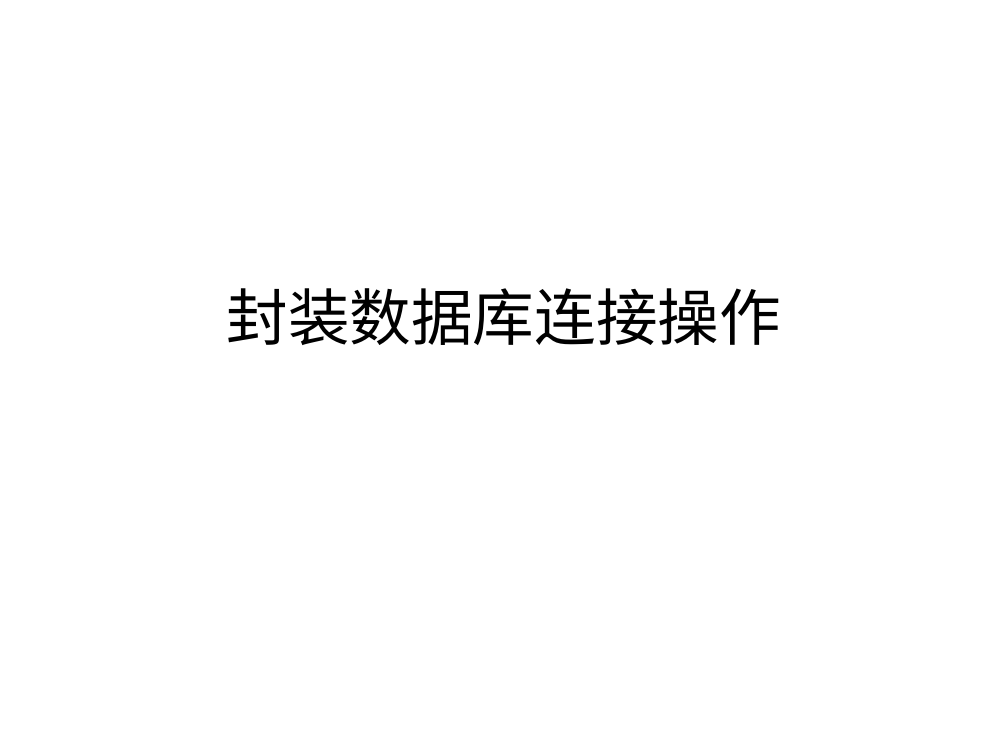
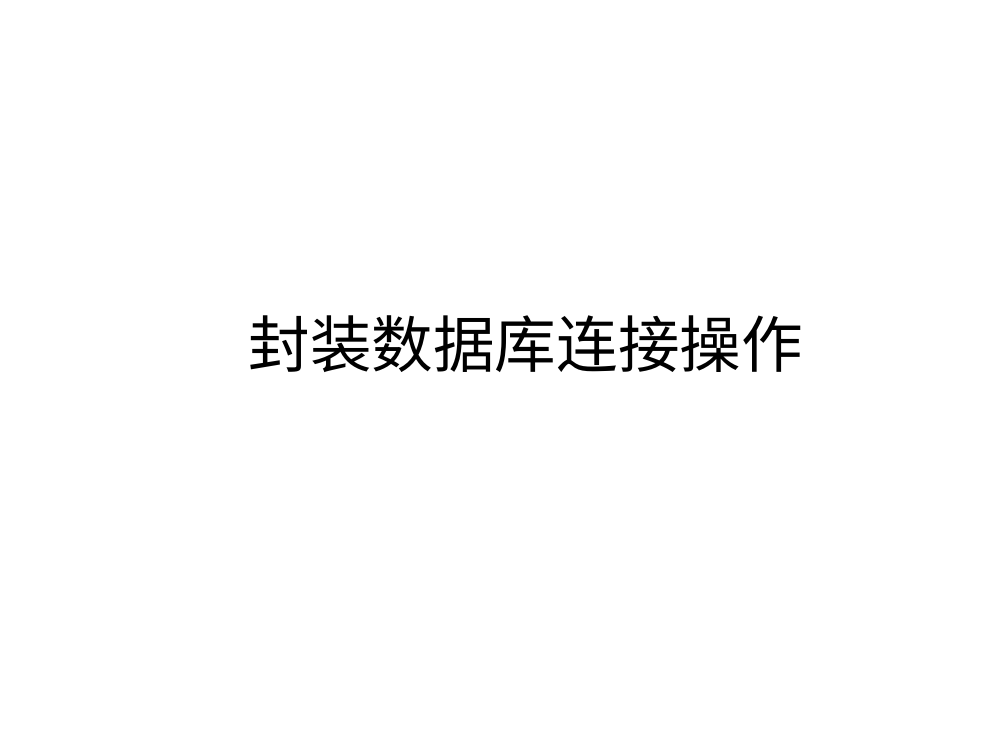
Before and after one commit to swordjoinmagic/JSPLesson, a slide deck: slide 1 of ppt/JSP课PPT.pptx. Drawn at 1008x756 pixels with LibreOffice and Linux fonts; fonts in the diff are those of the drawing. Boxes give left, top, right and bottom in pixels: in the first picture for what was removed or moved away, otherwise in the second. Text is boxed around its words. In the diff, an @@ line names an element or a change of style, - is before the commit and + after.

```diff
--- a/ppt/JSP课PPT.pptx
+++ b/ppt/JSP课PPT.pptx
@@ title "封装数据库连接操作": place and size @@
-title "封装数据库连接操作" at [227, 288, 781, 345]
+title "封装数据库连接操作" at [249, 315, 803, 372]
```
Also in this commit, not shown: 4 other slides changed, 60 slides added, 16 other files.
